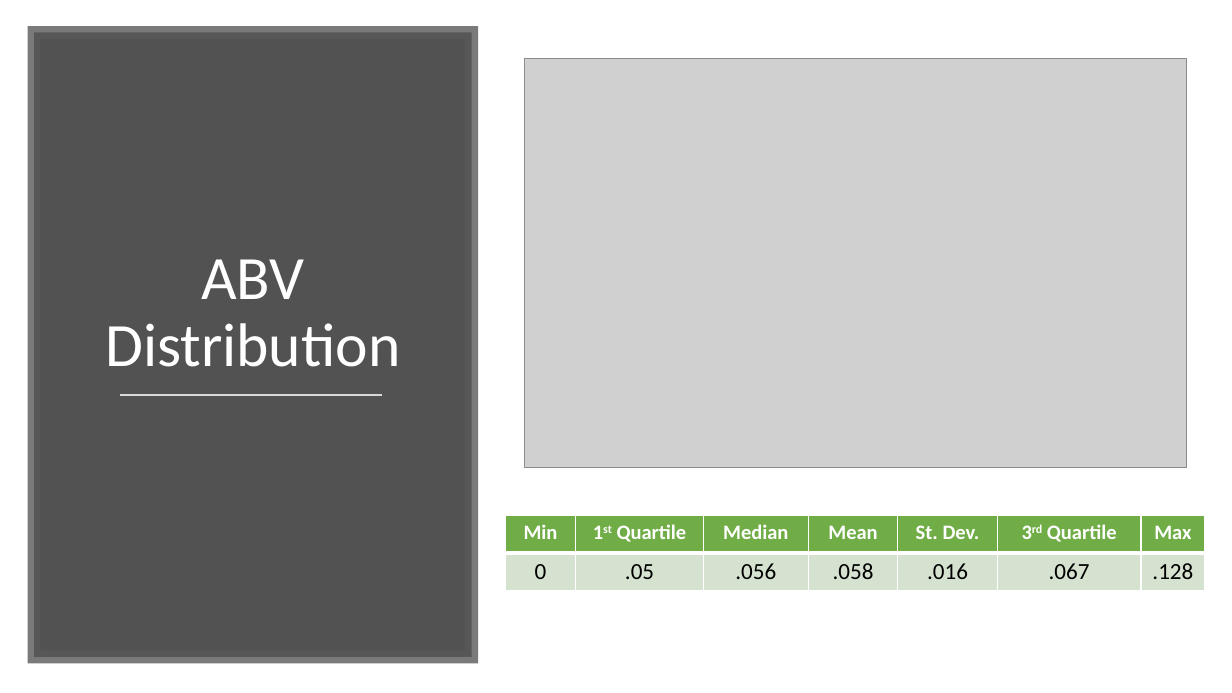
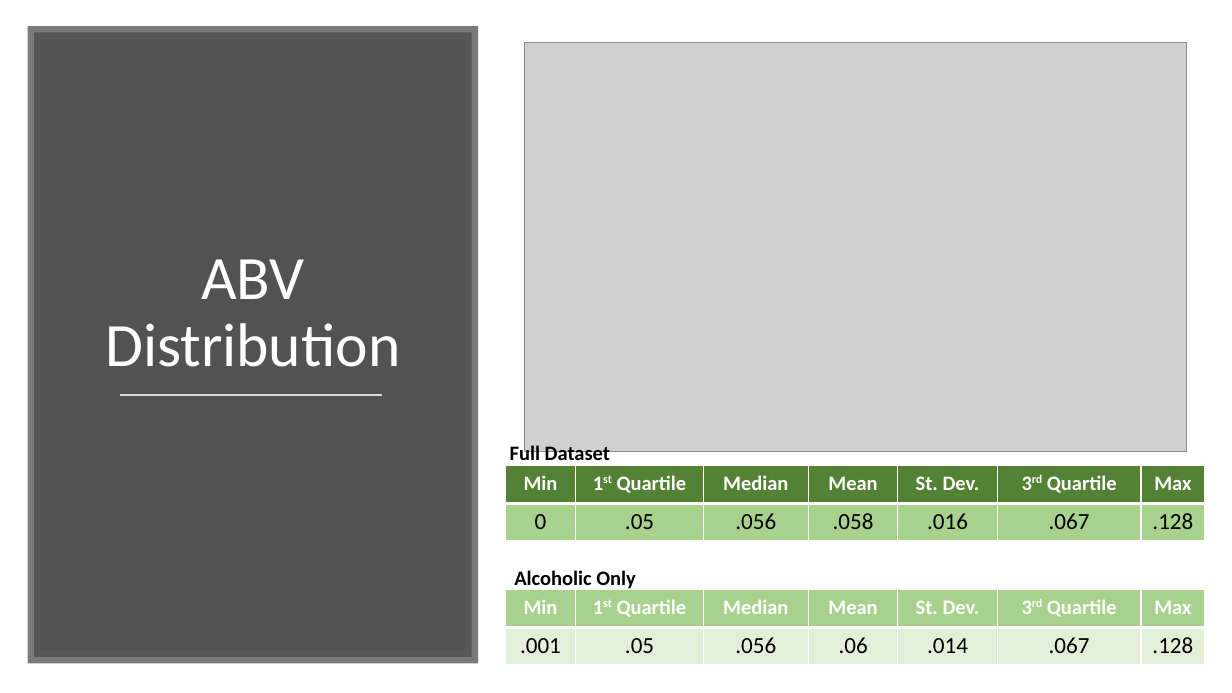
Before and after one commit to ericlaigaie/Case-Study-01, a slide deck: slide 7 of EDA_Presentation.pptx. Drawn at 1232x693 pixels with LibreOffice and Linux fonts; fonts in the diff are those of the drawing; grey boxes stand for pictures. Boxes give left, top, right and bottom in pixels: in the first picture for what was removed or moved away, otherwise in the second. Text is boxed around its words. In the diff, an @@ line names an element or a change of style, - is before the commit and + after.

Commit message:
Update EDA_Presentation.pptx
Updated presentation.

```diff
--- a/EDA_Presentation.pptx
+++ b/EDA_Presentation.pptx
@@ picture: place and size @@
-picture at box(524, 58, 1187, 468)
+picture at box(524, 43, 1187, 452)
@@ text added at box(510, 443, 610, 466), 16 pt, text #000000, bold @@
+Full Dataset
@@ table at box(506, 466, 1206, 541) @@
@@ fill #70AD47 to #548235 in row 1 @@
@@ fill #D5E3CF to #A9D18E in row 2 @@
@@ table: place and size @@
-table at box(506, 516, 1206, 591)
+table at box(506, 466, 1206, 541)
@@ table added at box(506, 590, 1206, 665), 2 rows, 7 columns @@
+Min | 1st Quartile | Median | Mean | St. Dev. | 3rd Quartile | Max
+.001 | .05 | .056 | .06 | .014 | .067 | .128
@@ text added at box(514, 570, 636, 591), 16 pt, text #000000, bold @@
+Alcoholic Only
```
Also in this commit, not shown: 2 other slides changed, 1 slide added.
